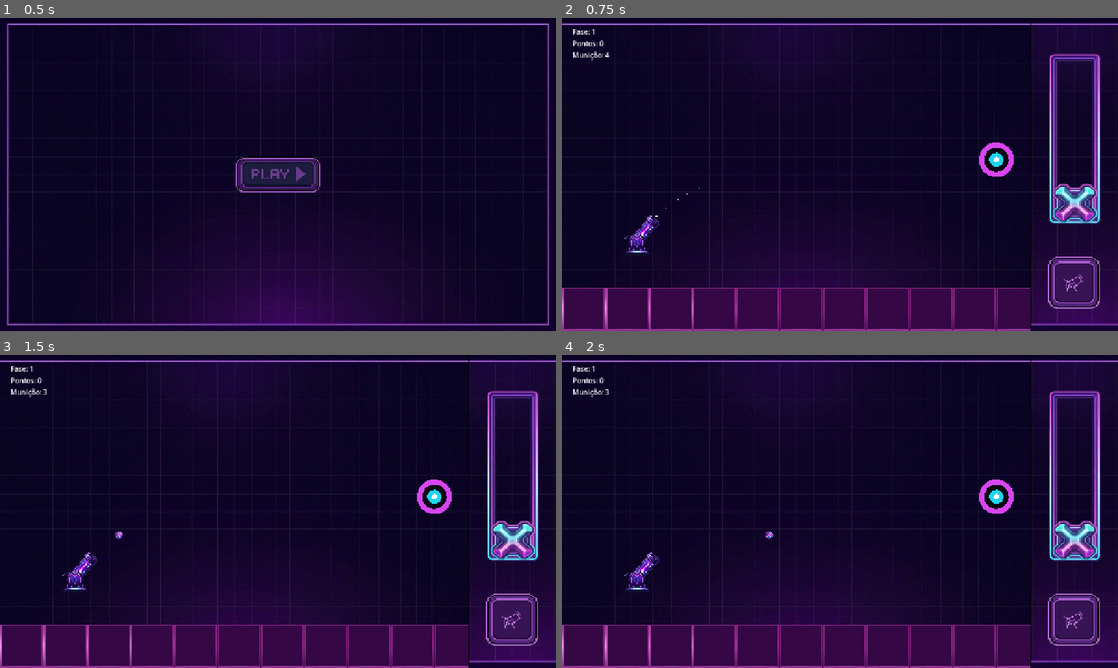
Above: before the commit, frames 1-4 (two rows, left to right).
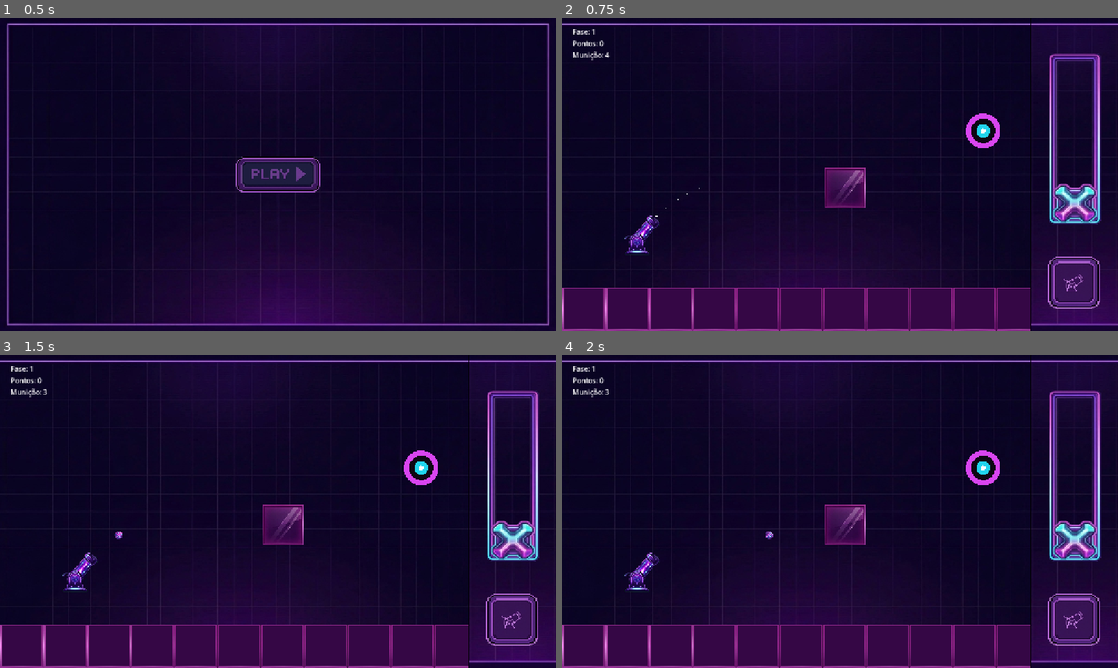
Above: after the commit, the same moments.

Repository: Zidan-09/Arc-Impact
Game: Godot game, scene res://screens/home.tscn
The game is run twice, just before and just after one commit, with the same random seed, the same clock (stepped at 60 frames per second) and the same inputs.
Inputs (mouse positions are in pixels of both pictures, inside the frame that each line leads up to):
- Up to frame 1 (0.5 s): no input
- Up to frame 2 (0.75 s): click (840, 174) at 0.5 s
- Up to frame 3 (1.5 s): click (511, 621) at 1.25 s
- Up to frame 4 (2 s): no input

Frame 1 is identical in both runs. In frame 2, 1.6% of the frame differs, in the area x 47-82%, y 30-61%; in frame 3, 1.6%; in frame 4, 1.6%.

Commit message:
feat(game): load FastLevelGenerator levels in Game screen

Diff:
--- a/screens/game.gd
+++ b/screens/game.gd
@@ -1,12 +1,13 @@
 extends Control
 
 const END_DELAY := 8.0
+const DEFAULT_SEED := 1
 
 @onready var world: Node2D = $WorldArea/World
 @onready var level_node: Node2D = $WorldArea/World/Level
 @onready var cannon: Cannon = $WorldArea/World/Cannon
-@onready var hud: Control = $Hud
-@onready var power_slider: Control = $Hud/Controls/PowerSlider
+@onready var hud = $Hud
+@onready var power_slider = $Hud/Controls/PowerSlider
 @onready var fire_button: TextureButton = $Hud/Controls/FireButton
 
 var builder: LevelBuilder
@@ -32,10 +33,10 @@
 	power_slider.power_changed.connect(_on_power_changed)
 	builder = LevelBuilder.new()
 	add_child(builder)
-	load_fixed_level()
+	load_level(DEFAULT_SEED, level_number)
 
 
-func load_fixed_level() -> void:
+func load_level(seed_value: int, new_level_number: int) -> void:
 	if _loading:
 		return
 	_loading = true
@@ -47,8 +48,11 @@
 	ammo_left = 0
 	current_def = null
 	current_target = null
-	var cfg := DifficultyTable.get_config(1)
-	var def := ProceduralLevelGenerator.ultimate_fallback(1, 1, cfg)
+	level_number = new_level_number
+	var result := FastLevelGenerator.generate(seed_value, level_number)
+	var def: LevelDefinition = result["def"]
+	if bool(result["fallback_used"]):
+		push_warning("Game: fallback usado (%s)." % str(result["log"]))
 	var built := await builder.build(level_node, def)
 	current_def = def
 	cannon.position = def.cannon_position
